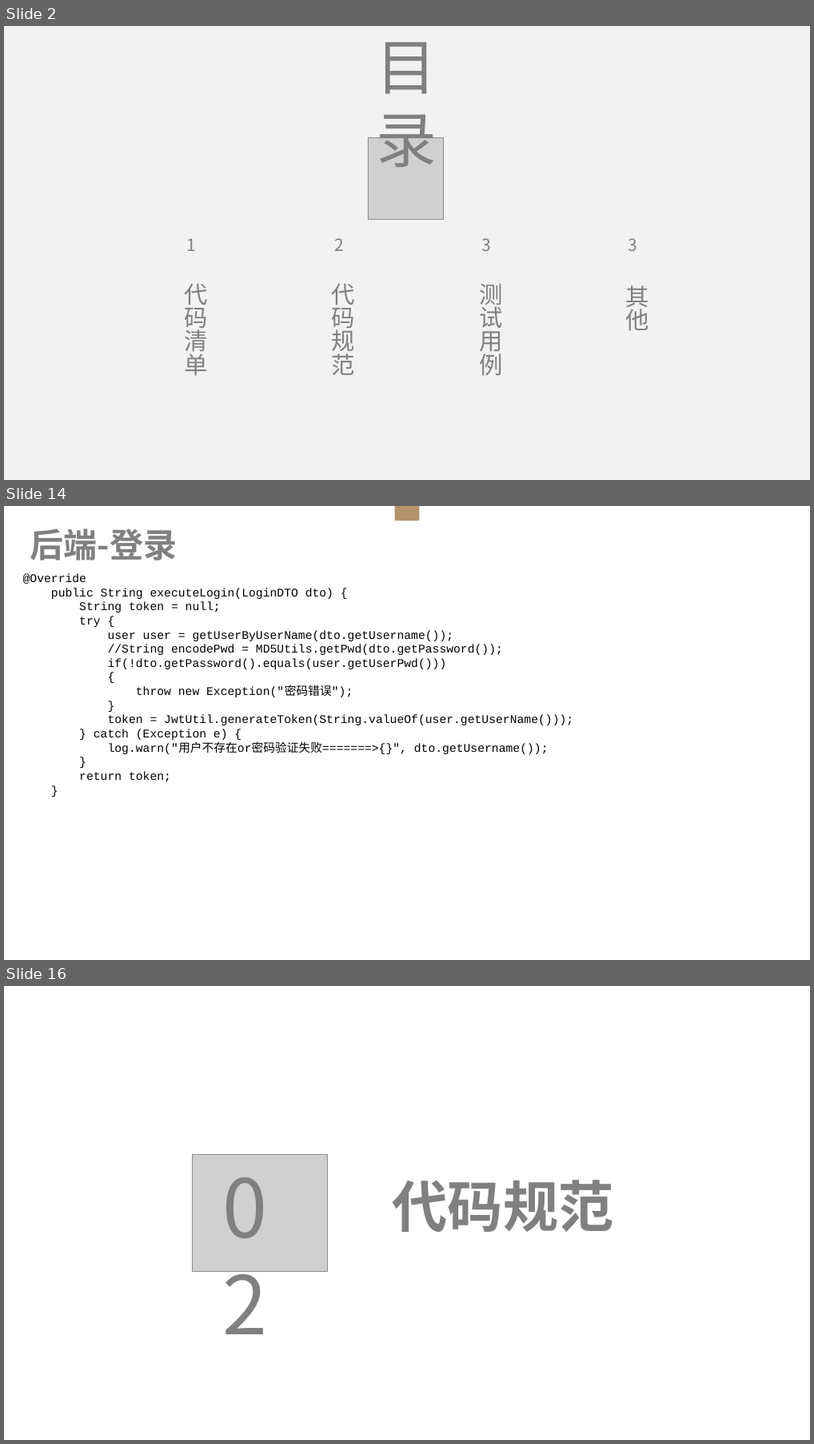
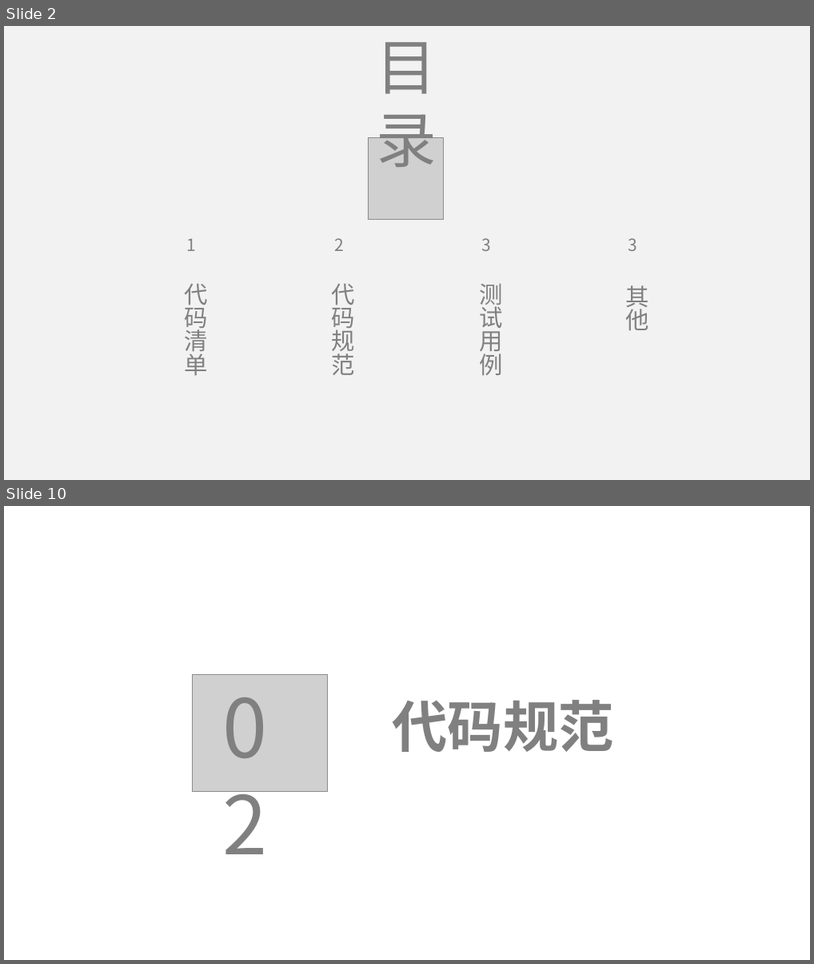
Before and after one commit to lenovo-wu/G11ZUCC, a slide deck: 代码实现.pptx. Shown one above the other, each under a label of ours: slides 2, 14 and 16 before the commit, slides 2 and 10 after it; the slides between them are not shown. The pictures are 814x1444 and 814x964 pixels, drawn with LibreOffice and Linux fonts; fonts in the diff are those of the drawing; grey boxes stand for pictures. Boxes give left, top, right and bottom in pixels: in the first picture for what was removed or moved away, otherwise in the second. Text is boxed around its words. In the diff, an @@ line names an element or a change of style, - is before the commit and + after.

```diff
--- a/代码实现.pptx
+++ b/代码实现.pptx
@@ slide 14 removed at bbox=[4, 506, 810, 960], background #FFFFFF @@
@@ text removed at bbox=[30, 528, 177, 560] @@
-后端-登录
@@ rectangle removed at bbox=[394, 506, 419, 520] @@
@@ text removed at bbox=[23, 573, 574, 782] @@
-@Override
-public String executeLogin(LoginDTO dto) {
-String token = null;
-try {
-user user = getUserByUserName(dto.getUsername());
-//String encodePwd = MD5Utils.getPwd(dto.getPassword());
-if(!dto.getPassword().equals(user.getUserPwd()))
-{
-throw new Exception("密码错误");
-}
-token = JwtUtil.generateToken(String.valueOf(user.getUserName()));
-} catch (Exception e) {
-log.warn("用户不存在or密码验证失败=======>{}", dto.getUsername());
-}
-return token;
-}
@@ what was slide 16 is now slide 10 @@
```
Also in this commit, not shown: 2 slides changed, 13 slides added, 15 other slides removed.
